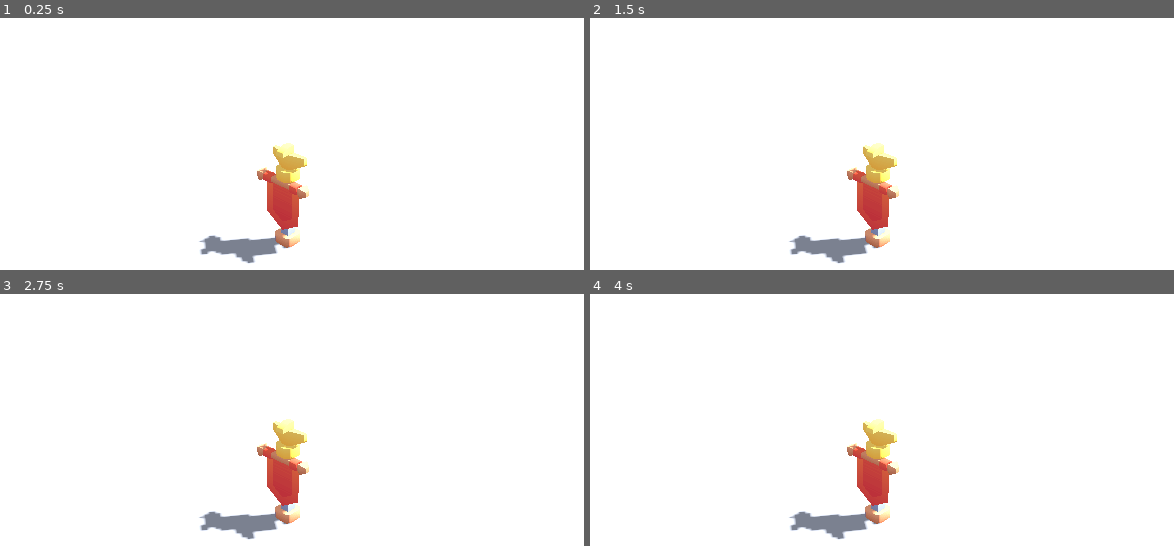
Above: before the commit, frames 1-4 (two rows, left to right).
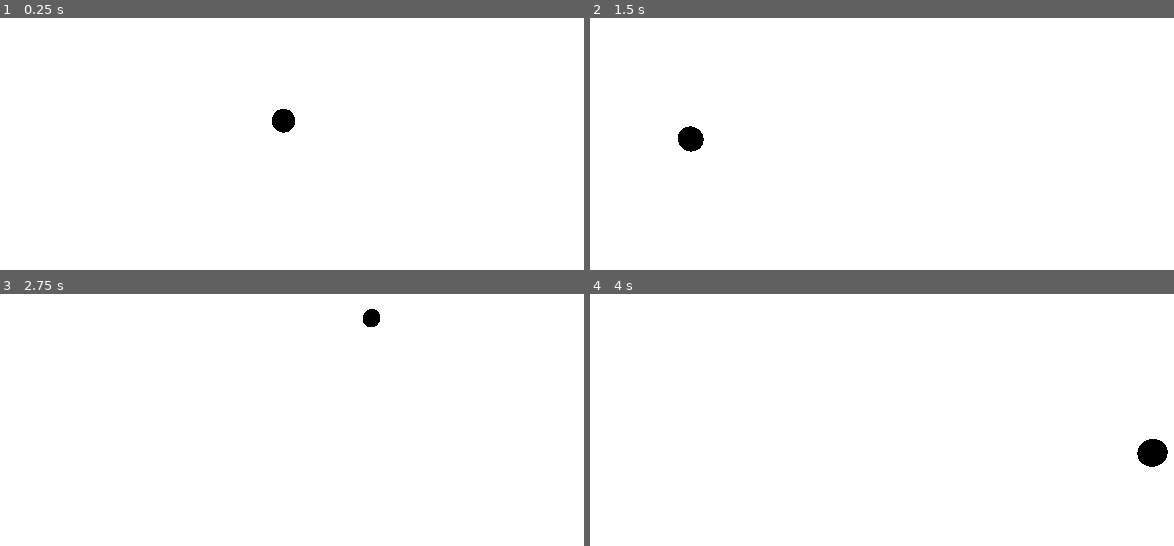
Above: after the commit, the same moments.

Repository: AlbertoHdezCerezo/a-godot-city-builder
Game: Godot game, scene res://scenes/sandbox/Sandbox.tscn
Two runs of this game, one before a commit and one after it. Both use one fixed random seed, a clock stepped at 60 frames per second and the inputs below.
Inputs (mouse positions are in pixels of both pictures, inside the frame that each line leads up to):
- Up to frame 1 (0.25 s): no input
- Up to frame 2 (1.5 s): tap Enter at 0.5 s; move the mouse to (1051, 219) at 0.52 s; tap Space at 1.25 s; move the mouse to (712, 264) at 1.27 s
- Up to frame 3 (2.75 s): tap Enter at 2 s; move the mouse to (362, 420) at 2.02 s
- Up to frame 4 (4 s): tap Space at 2.75 s; move the mouse to (outside the picture) at 2.77 s; tap Enter at 3.5 s; move the mouse to (outside the picture) at 3.52 s

The runs differ from the first frame. In frame 1, 3.2% of the frame differs, in the area x 34-53%, y 36-98%; in frame 2, 3.3%; in frame 3, 3.1%; in frame 4, 3.4%, in the area x 34-99%, y 49-98%.

Commit message:
chore: Update builder with cursor-camera raycaster
Update the builder logic to follow the cursor coordinates when moving using the cursor-camera raycaster. This will be used to determine where the player wants to place the city buildings when constructing the town.

For now, the logic only displays a cursor ball over the world ground, which follows the cursor position when it moves. We need to implement the tile map system to then be able to select specific areas in the ground, instead of every single ground point.

Diff:
--- /dev/null
+++ b/scenes/builder/builder.gd
@@ -0,0 +1,52 @@
+@tool
+
+extends Node3D
+
+class_name Builder
+
+# Game Cursor -> Used for building the city
+@export var cursor: Cursor :
+	set (new_cursor):
+		cursor = new_cursor
+		_initialize_cursor_to_world_raycaster()
+
+# Game Camera
+@export var camera: Camera3D :
+	set (new_camera):
+		camera = new_camera
+		_initialize_cursor_to_world_raycaster()
+
+var plane := Plane(Vector3.UP, Vector3.ZERO)
+
+var cursor_to_world_raycaster : CursorToPerspectiveCameraRaycaster
+
+func _initialize_cursor_to_world_raycaster() -> void:
+	if cursor != null and camera != null:
+		cursor_to_world_raycaster =\
+			CursorToPerspectiveCameraRaycaster.new(camera, plane, cursor)
+	else:
+		cursor_to_world_raycaster = null
+
+# Tile map where buildings will be places
+@export var gridmap: GridMap
+
+# In-Game 3D cursor to preview buildinds to be placed in city
+@export var selector: Node3D
+
+func _ready() -> void:
+	if selector == null : _set_default_selector()
+
+func _set_default_selector() -> void:
+	selector = $GroundTileSelector
+
+func _process(delta) -> void:
+	_move_selector_to_cursor_position()
+
+func _move_selector_to_cursor_position() -> void:
+	if _can_move_selector():
+		var new_position := cursor_to_world_raycaster.screen_cursor_position_in_world()
+		selector.position.x = new_position.x
+		selector.position.z = new_position.z
+
+func _can_move_selector() -> bool:
+	return cursor_to_world_raycaster != null and selector != null
--- /dev/null
+++ b/scenes/builder/builder.tscn
@@ -0,0 +1,22 @@
+[gd_scene load_steps=4 format=3 uid="uid://cyb8pf1d38500"]
+
+[ext_resource type="Script" path="res://scenes/builder/builder.gd" id="1_ipd0f"]
+
+[sub_resource type="StandardMaterial3D" id="StandardMaterial3D_5njrq"]
+shading_mode = 0
+albedo_color = Color(0, 0, 0, 1)
+
+[sub_resource type="SphereMesh" id="SphereMesh_x2j0n"]
+material = SubResource("StandardMaterial3D_5njrq")
+radius = 0.1
+height = 0.2
+
+[node name="Builder" type="Node3D"]
+script = ExtResource("1_ipd0f")
+
+[node name="GroundTileSelector" type="Node3D" parent="."]
+
+[node name="Pointer" type="MeshInstance3D" parent="GroundTileSelector"]
+transform = Transform3D(1, 0, 0, 0, 1, 0, 0, 0, 1, 0, 1.27, 0)
+cast_shadow = 0
+mesh = SubResource("SphereMesh_x2j0n")
--- a/scenes/sandbox/Sandbox.tscn
+++ b/scenes/sandbox/Sandbox.tscn
@@ -1,12 +1,15 @@
-[gd_scene load_steps=3 format=3 uid="uid://bke5aos7scrrr"]
+[gd_scene load_steps=5 format=3 uid="uid://bke5aos7scrrr"]
 
 [ext_resource type="PackedScene" uid="uid://cqjeyuvhnsxcq" path="res://assets/models/banner.glb" id="1_dcksc"]
 [ext_resource type="PackedScene" uid="uid://dq1vvxw3jq3do" path="res://scenes/environment/environment.tscn" id="2_wncav"]
+[ext_resource type="PackedScene" uid="uid://cyb8pf1d38500" path="res://scenes/builder/builder.tscn" id="3_d52ai"]
+[ext_resource type="PackedScene" uid="uid://da8wohpqrl2pd" path="res://scenes/cursor/cursor.tscn" id="4_jcbnu"]
 
 [node name="Sandbox" type="Node3D"]
 
 [node name="banner" parent="." instance=ExtResource("1_dcksc")]
 transform = Transform3D(0.974764, 6.70104e-07, -0.223233, -4.47035e-08, 0.999999, -5.96046e-08, 0.223233, -2.99031e-07, 0.974765, 0.0181224, 1.30385e-08, -0.0524412)
+visible = false
 
 [node name="CSGBox3D" type="CSGBox3D" parent="."]
 size = Vector3(100, 0, 100)
@@ -19,3 +22,9 @@
 fov = 40.0
 
 [node name="Environment" parent="." instance=ExtResource("2_wncav")]
+
+[node name="Builder" parent="." node_paths=PackedStringArray("cursor", "camera") instance=ExtResource("3_d52ai")]
+cursor = NodePath("../Cursor")
+camera = NodePath("../View/Camera")
+
+[node name="Cursor" parent="." instance=ExtResource("4_jcbnu")]
